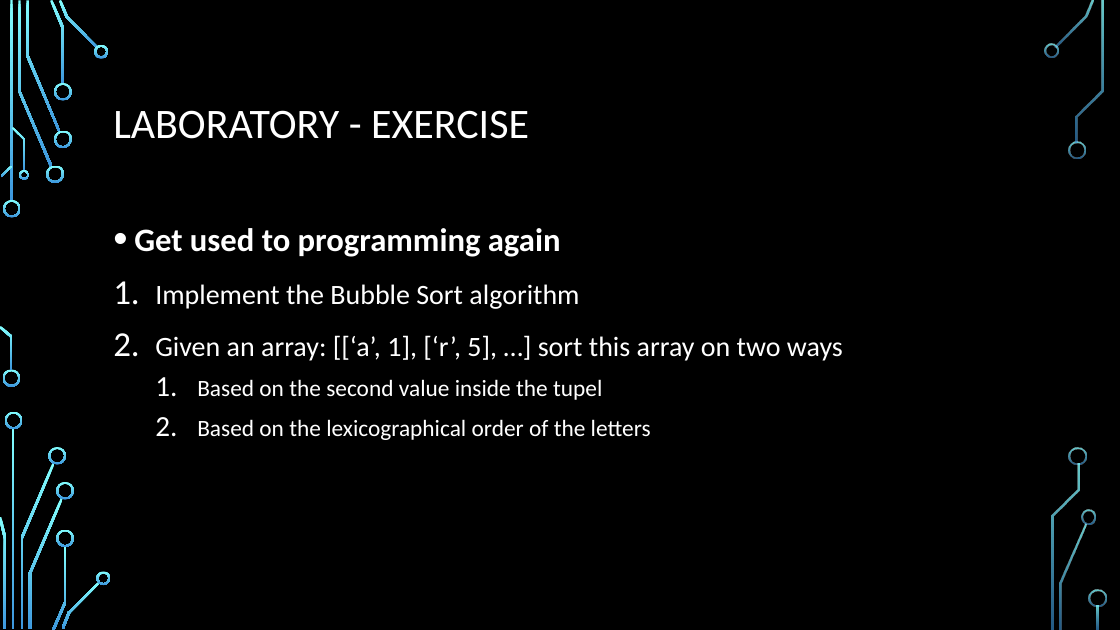
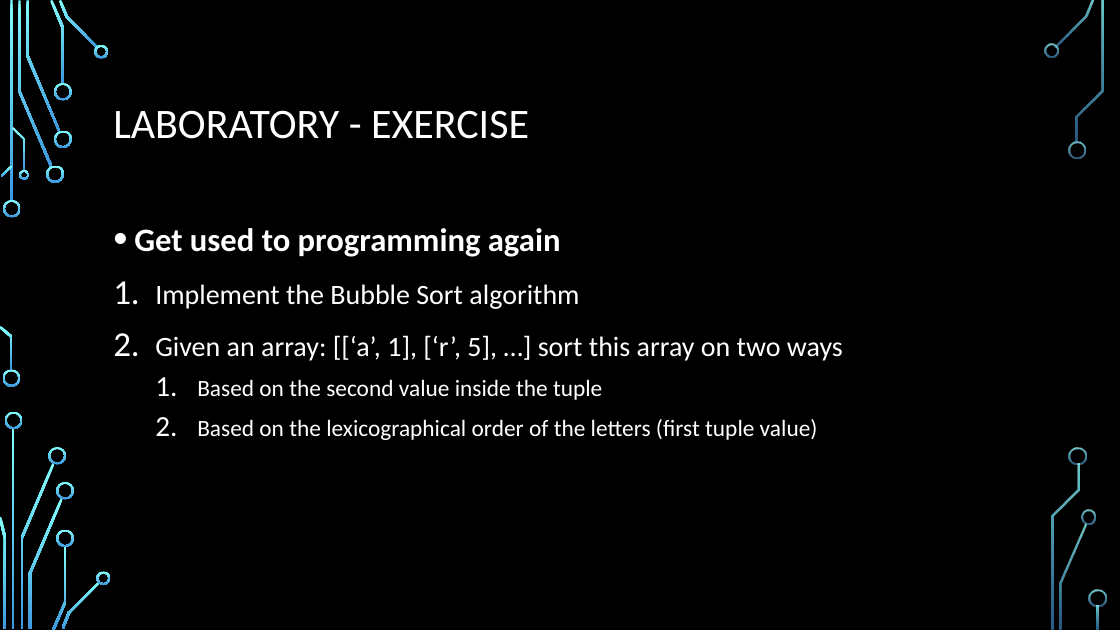
Before and after one commit to Fabianstw/MiniGamesArduino, a slide deck: slide 47 of LearningUnit/Presentation/BubbleSortTheoryWeek1.pptx (slide 46 before the commit). Drawn at 1120x630 pixels with LibreOffice and Linux fonts; fonts in the diff are those of the drawing; background and template pictures are left out. Boxes give left, top, right and bottom in pixels: in the first picture for what was removed or moved away, otherwise in the second. Text is boxed around its words. In the diff, an @@ line names an element or a change of style, - is before the commit and + after.

```diff
--- a/LearningUnit/Presentation/BubbleSortTheoryWeek1.pptx
+++ b/LearningUnit/Presentation/BubbleSortTheoryWeek1.pptx
@@ text at [197,379,818,440]: text changed @@
-  1. Based on the second value inside the tupel
-  2. Based on the lexicographical order of the letters
+  1. Based on the second value inside the tuple
+  2. Based on the lexicographical order of the letters (first tuple value)
```
Also in this commit, not shown: 6 other slides changed, 2 slides added.
